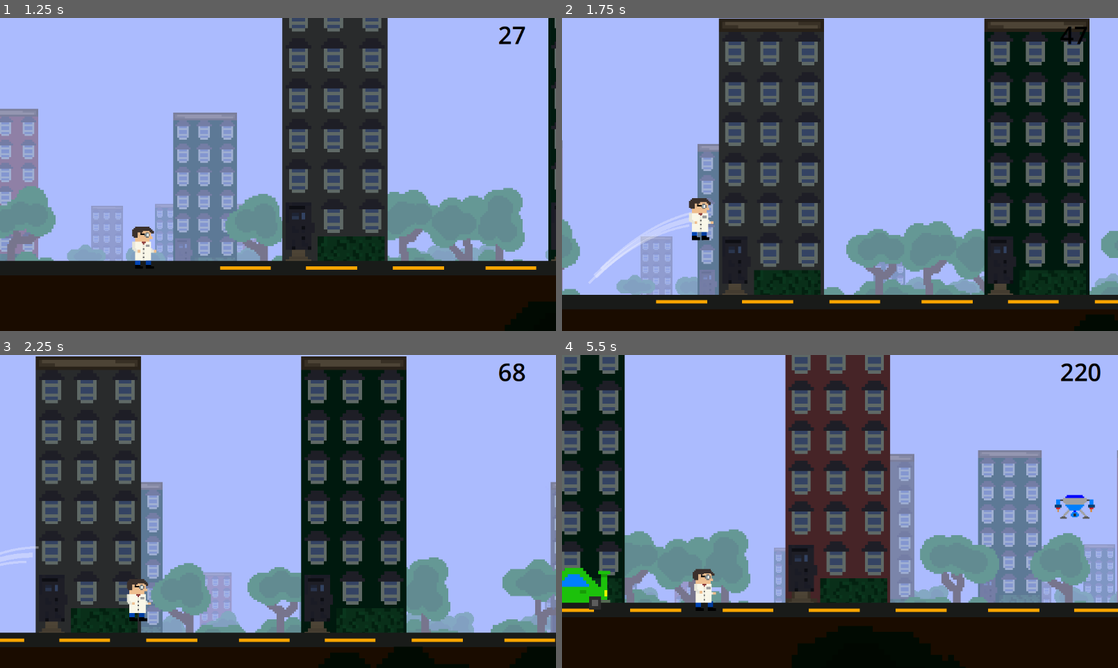
Above: before the commit, frames 1-4 (two rows, left to right).
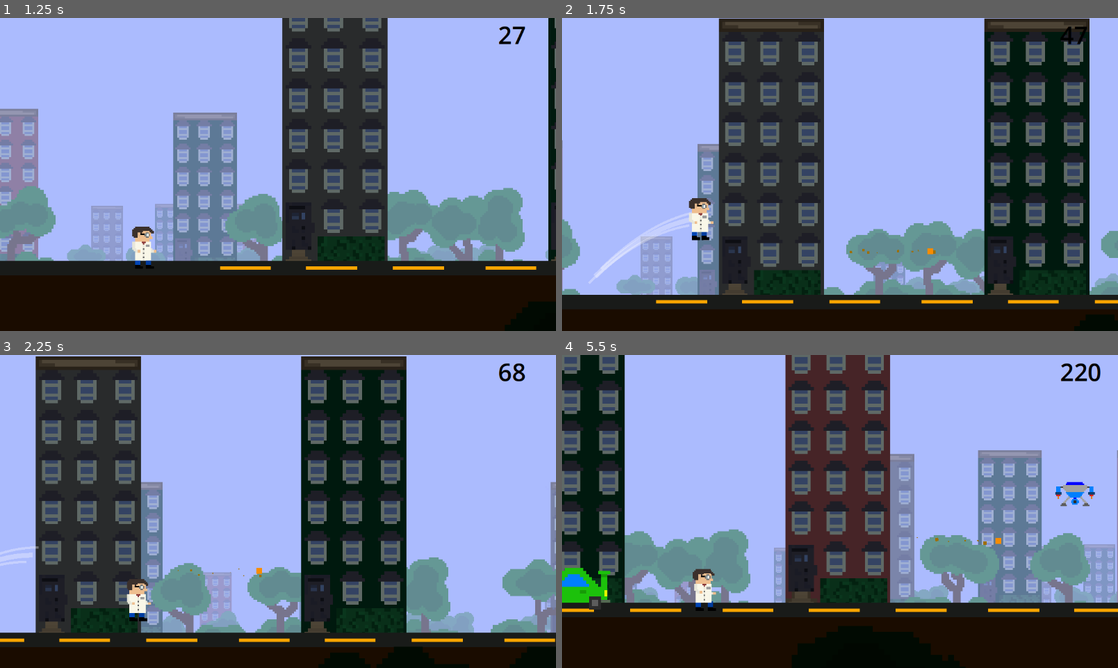
Above: after the commit, the same moments.

Repository: kir-55/Unstable
Game: Godot game, scene res://Scenes/main.tscn
Two runs of this game, one before a commit and one after it. Both use one fixed random seed, a clock stepped at 60 frames per second and the inputs below.
Inputs (mouse positions are in pixels of both pictures, inside the frame that each line leads up to):
- Up to frame 1 (1.25 s): click "Play" at 0.5 s
- Up to frame 2 (1.75 s): move the mouse to (962, 158) at 1.27 s; hold Space (up) from 1.28 s (still down); click (962, 158) at 1.42 s
- Up to frame 3 (2.25 s): release Space (up) at 2 s; drag from (166, 527) to (250, 574) at 2.02 s
- Up to frame 4 (5.5 s): move the mouse to (895, 442) at 2.77 s; tap Shift (dash) at 2.85 s; tap Space (up) at 3.05 s; drag from (812, 574) to (673, 464) at 3.52 s; move the mouse to (1006, 558) at 4.27 s; hold Space (up) 4.28-5 s; drag from (673, 464) to (695, 627) at 5.02 s

Frame 1 is identical in both runs. In frame 2, less than 0.1% of the frame differs, in the area x 51-68%, y 73-76%; in frame 3, less than 0.1%; in frame 4, 0.6%, in the area x 63-96%, y 40-61%.

Commit message:
Added microbot backpack

Diff:
--- /dev/null
+++ b/Amulets/microbot_backpack.tres
@@ -0,0 +1,15 @@
+[gd_resource type="Resource" script_class="Amulet" load_steps=3 format=3 uid="uid://d3l6fb2c4pdeg"]
+
+[ext_resource type="Script" path="res://Scripts/Amulets/amulet.gd" id="1_cihre"]
+[ext_resource type="Texture2D" uid="uid://e2t3t5py6r3u" path="res://Textures/Amulets/backpack.png" id="2_ibapu"]
+
+[resource]
+script = ExtResource("1_cihre")
+id = 9
+name = "Microbot BackPack"
+description = "Backpack with your new innovation, once a while generates microbot wich scales down nearby obticle"
+texture = ExtResource("2_ibapu")
+consumable = false
+stack_limit = true
+limit = 1
+chance_multiplier = 200
--- a/Scenes/Decorations/acid.tscn
+++ b/Scenes/Decorations/acid.tscn
@@ -42,7 +42,7 @@
 [sub_resource type="RectangleShape2D" id="RectangleShape2D_1iamu"]
 size = Vector2(23, 3)
 
-[node name="Acid" type="Sprite2D"]
+[node name="Acid" type="Sprite2D" groups=["Obsticle"]]
 z_index = 5
 position = Vector2(0, -39)
 texture = ExtResource("1_yuikr")
--- a/Scenes/Decorations/big_rock.tscn
+++ /dev/null
@@ -1,21 +0,0 @@
-[gd_scene load_steps=3 format=3 uid="uid://caneye84hasg"]
-
-[ext_resource type="Texture2D" uid="uid://dx7kx6e221dpv" path="res://Images/Big_rock.png" id="1_vgoso"]
-
-[sub_resource type="RectangleShape2D" id="RectangleShape2D_h4wrr"]
-size = Vector2(180.36, 168.768)
-
-[node name="Stone" type="Sprite2D"]
-z_index = -7
-position = Vector2(542, 142)
-scale = Vector2(2.03482, 2.07386)
-texture = ExtResource("1_vgoso")
-offset = Vector2(0.159712, -75.5717)
-
-[node name="StaticBody2D" type="StaticBody2D" parent="."]
-z_index = -1
-position = Vector2(0.491486, -68.4714)
-
-[node name="CollisionShape2D" type="CollisionShape2D" parent="StaticBody2D"]
-position = Vector2(0.245636, -1.44658)
-shape = SubResource("RectangleShape2D_h4wrr")
--- a/Scenes/Decorations/car.tscn
+++ b/Scenes/Decorations/car.tscn
@@ -18,7 +18,7 @@
 		texture = visual_variations.pick_random()
 "
 
-[node name="Car" type="Sprite2D"]
+[node name="Car" type="Sprite2D" groups=["Obsticle"]]
 z_index = 5
 position = Vector2(1, -21)
 scale = Vector2(12, 12)
--- a/Scenes/Decorations/drone.tscn
+++ b/Scenes/Decorations/drone.tscn
@@ -1,19 +1,20 @@
-[gd_scene load_steps=6 format=3 uid="uid://cg47bhbbhmphx"]
+[gd_scene load_steps=7 format=3 uid="uid://cg47bhbbhmphx"]
 
 [ext_resource type="Texture2D" uid="uid://cwec6cfkjf6vn" path="res://Textures/Decorations/drone_city.png" id="1_22p13"]
 [ext_resource type="Script" path="res://Scripts/health_system.gd" id="2_mexp6"]
+[ext_resource type="Script" path="res://Scripts/drone.gd" id="2_q6afg"]
 [ext_resource type="Script" path="res://Scripts/Decorations/deadly_area.gd" id="2_uyrou"]
 [ext_resource type="PackedScene" uid="uid://q6vw7hxexvpu" path="res://Scenes/Explosions/drone_explosion.tscn" id="3_eoxcv"]
 
 [sub_resource type="RectangleShape2D" id="RectangleShape2D_1iamu"]
 size = Vector2(18, 10.7917)
 
-[node name="Drone City" type="Sprite2D"]
+[node name="Drone City" type="Sprite2D" groups=["Obsticle"]]
 z_index = -1
-position = Vector2(1, 91)
+position = Vector2(1, -268)
 scale = Vector2(6, 6)
 texture = ExtResource("1_22p13")
-offset = Vector2(-0.166952, -66.6667)
+script = ExtResource("2_q6afg")
 
 [node name="HealthSystem" type="Node" parent="." node_paths=PackedStringArray("explosion_point")]
 script = ExtResource("2_mexp6")
@@ -22,12 +23,11 @@
 explosion_point = NodePath("../Area2D")
 
 [node name="Area2D" type="Area2D" parent="."]
-position = Vector2(-0.5, -53.1667)
+position = Vector2(-0.5, -4.505)
 script = ExtResource("2_uyrou")
 death_messages = Array[String](["Drone didn't liked you", "You kicked the drone with your head (the drone was harder)", "You jumped into the drone"])
 
 [node name="CollisionShape2D" type="CollisionShape2D" parent="Area2D"]
-position = Vector2(0.333333, -18.0625)
 shape = SubResource("RectangleShape2D_1iamu")
 
 [connection signal="body_entered" from="Area2D" to="Area2D" method="_on_body_entered"]
--- a/Scenes/Decorations/hay_wall.tscn
+++ b/Scenes/Decorations/hay_wall.tscn
@@ -8,7 +8,7 @@
 [sub_resource type="RectangleShape2D" id="RectangleShape2D_i3ok3"]
 size = Vector2(27.2569, 12.5611)
 
-[node name="Hay Wall" type="Sprite2D"]
+[node name="Hay Wall" type="Sprite2D" groups=["Obsticle"]]
 z_index = 3
 position = Vector2(9, -11)
 offset = Vector2(-9.02312, 2.99897)
--- a/Scenes/Decorations/hole.tscn
+++ b/Scenes/Decorations/hole.tscn
@@ -13,7 +13,7 @@
 [sub_resource type="RectangleShape2D" id="RectangleShape2D_ol1y4"]
 size = Vector2(7.14286, 16.6428)
 
-[node name="Hole" type="Sprite2D"]
+[node name="Hole" type="Sprite2D" groups=["Obsticle"]]
 z_index = 5
 position = Vector2(-3, -20)
 scale = Vector2(3, 3)
--- a/Scenes/Decorations/hydrant.tscn
+++ b/Scenes/Decorations/hydrant.tscn
@@ -8,7 +8,7 @@
 [sub_resource type="RectangleShape2D" id="RectangleShape2D_lvb52"]
 size = Vector2(5.91667, 13.75)
 
-[node name="Hydrant" type="Sprite2D"]
+[node name="Hydrant" type="Sprite2D" groups=["Obsticle"]]
 z_index = 5
 position = Vector2(0, 6)
 scale = Vector2(6, 6)
--- a/Scenes/Decorations/ufo.tscn
+++ b/Scenes/Decorations/ufo.tscn
@@ -1,25 +1,26 @@
-[gd_scene load_steps=4 format=3 uid="uid://kxq0jo51lwl4"]
+[gd_scene load_steps=5 format=3 uid="uid://kxq0jo51lwl4"]
 
 [ext_resource type="Texture2D" uid="uid://calimuwrdtpyp" path="res://Textures/Decorations/U.F.O..png" id="1_fv7tu"]
+[ext_resource type="Script" path="res://Scripts/drone.gd" id="2_3idb6"]
 [ext_resource type="Script" path="res://Scripts/Decorations/deadly_area.gd" id="2_p365i"]
 
 [sub_resource type="RectangleShape2D" id="RectangleShape2D_1iamu"]
 size = Vector2(12, 8.97917)
 
-[node name="UFO" type="Sprite2D"]
+[node name="UFO" type="Sprite2D" groups=["Obsticle"]]
 z_index = -1
-position = Vector2(2, -86)
+position = Vector2(0, -262)
 scale = Vector2(6, 6)
 texture = ExtResource("1_fv7tu")
-offset = Vector2(-0.333619, -37.1666)
+script = ExtResource("2_3idb6")
+speed = 0.1
 
 [node name="Area2D" type="Area2D" parent="."]
-position = Vector2(-1.33333, -27)
+position = Vector2(0, 2.63)
 script = ExtResource("2_p365i")
 death_messages = Array[String](["UFO killed you", "You was taken by UFO", "You punched UFO"])
 
 [node name="CollisionShape2D" type="CollisionShape2D" parent="Area2D"]
-position = Vector2(1.16666, -6.66667)
 shape = SubResource("RectangleShape2D_1iamu")
 
 [connection signal="body_entered" from="Area2D" to="Area2D" method="_on_body_entered"]
--- a/Scenes/Locations/home.tscn
+++ b/Scenes/Locations/home.tscn
@@ -7,15 +7,6 @@
 [ext_resource type="Script" path="res://Scripts/epoch_displayer.gd" id="5_b7opy"]
 [ext_resource type="Script" path="res://Scripts/Amulets/spawn_amulets.gd" id="5_i6kwn"]
 [ext_resource type="PackedScene" uid="uid://b4gt65xd5xb3n" path="res://Scenes/Menus/amulet_icon_template.tscn" id="6_58chv"]
-[ext_resource type="Resource" uid="uid://dbplhi6u5tp6p" path="res://Amulets/bag_of_tools.tres" id="7_xuo3h"]
-[ext_resource type="Resource" uid="uid://bh4tipha1kv5b" path="res://Amulets/chronometer.tres" id="8_2fmrr"]
-[ext_resource type="Resource" uid="uid://cgk8wbbvqcoc7" path="res://Amulets/some_plant.tres" id="9_ysgxt"]
-[ext_resource type="Resource" uid="uid://yuapycu40c26" path="res://Amulets/second_heart.tres" id="10_p5otn"]
-[ext_resource type="Resource" uid="uid://e1k2wmn1gx6m" path="res://Amulets/wrench.tres" id="11_3c1i3"]
-[ext_resource type="Resource" uid="uid://b8eetrsna3r4n" path="res://Amulets/pizza_slice.tres" id="12_t8wfy"]
-[ext_resource type="Resource" uid="uid://bhobshe57i1af" path="res://Amulets/notes.tres" id="13_tnqby"]
-[ext_resource type="Resource" uid="uid://dbw5s5ormsd16" path="res://Amulets/pill.tres" id="14_t4lh0"]
-[ext_resource type="Resource" uid="uid://cw3j7kvwcevbv" path="res://Amulets/mystery_pill.tres" id="15_1fem8"]
 
 [sub_resource type="SpriteFrames" id="SpriteFrames_fxmdu"]
 animations = [{
@@ -133,7 +124,6 @@
 script = ExtResource("5_i6kwn")
 label = NodePath("../ColorRect/Label")
 amulet_prefab = ExtResource("6_58chv")
-amulets_list = Array[Resource("res://Scripts/Amulets/amulet.gd")]([ExtResource("7_xuo3h"), ExtResource("8_2fmrr"), ExtResource("9_ysgxt"), ExtResource("10_p5otn"), ExtResource("11_3c1i3"), ExtResource("12_t8wfy"), ExtResource("13_tnqby"), ExtResource("14_t4lh0"), ExtResource("15_1fem8")])
 
 [node name="ColorRect" type="ColorRect" parent="CanvasLayer"]
 anchors_preset = 15
--- /dev/null
+++ b/Scenes/Locations/microbot.gd
@@ -0,0 +1,38 @@
+extends CharacterBody2D
+
+@export var speed: float = 100.0  # Movement speed
+@export var acceleration: float = 5.0  # Smooth movement
+var target: Node2D = null
+@onready var player = get_tree().get
+
+func _ready():
+	find_closest_target()
+
+func _physics_process(delta):
+	if target:
+		move_towards_target(delta)
+
+func find_closest_target():
+	var closest_distance = INF
+	var deadly_areas = get_tree().get_nodes_in_group("Obsticle")  # Make sure nodes are in this group
+
+	for area in deadly_areas:
+		if area is Node2D:
+
+			var distance = global_position.distance_to(area.global_position)
+			if area.global_position.x - 500 - global_position.x > 0 and distance < closest_distance:
+				closest_distance = distance
+				target = area
+
+func move_towards_target(delta):
+	if target and !target.is_queued_for_deletion():
+		var direction = (target.global_position - global_position).normalized()
+		velocity = velocity.lerp(direction * speed, acceleration * delta)  # Smooth movement
+		rotation = velocity.angle()  # Rotate towards movement direction
+
+		move_and_slide()
+
+		# Check if close enough to scale the parent
+		if global_position.distance_to(target.global_position) < 5:
+			target.scale *= Vector2(0.5, 0.5)
+			queue_free()
--- a/Scenes/Menus/progress_menu.tscn
+++ b/Scenes/Menus/progress_menu.tscn
@@ -84,7 +84,7 @@
 size_flags_stretch_ratio = 0.02
 
 [node name="ScrollContainer" type="ScrollContainer" parent="Panel/MarginContainer/VBoxContainer"]
-custom_minimum_size = Vector2(794, 0)
+custom_minimum_size = Vector2(750, 0)
 layout_mode = 2
 size_flags_horizontal = 4
 size_flags_vertical = 3
@@ -92,8 +92,8 @@
 horizontal_scroll_mode = 0
 
 [node name="MarginContainer2" type="MarginContainer" parent="Panel/MarginContainer/VBoxContainer/ScrollContainer"]
-custom_minimum_size = Vector2(785.165, 0)
 layout_mode = 2
+size_flags_horizontal = 3
 size_flags_vertical = 3
 theme_override_constants/margin_left = 20
 theme_override_constants/margin_top = 20
@@ -104,13 +104,14 @@
 layout_mode = 2
 theme_override_constants/h_separation = 15
 theme_override_constants/v_separation = 15
-columns = 9
+columns = 10
 script = ExtResource("4_86uri")
 amulet_prefab = ExtResource("5_b7kvo")
 not_found_amulet_texture = ExtResource("6_v6gmf")
 new_amulet_outline = ExtResource("8_mjkde")
 
 [node name="Back" type="Button" parent="Panel/MarginContainer/VBoxContainer"]
+custom_minimum_size = Vector2(800, 0)
 layout_mode = 2
 theme_override_font_sizes/font_size = 32
 theme_override_styles/normal = ExtResource("3_mkup5")
--- a/Scenes/global_variables.tscn
+++ b/Scenes/global_variables.tscn
@@ -13,8 +13,9 @@
 [ext_resource type="Resource" uid="uid://bhobshe57i1af" path="res://Amulets/notes.tres" id="10_6kl3f"]
 [ext_resource type="Resource" uid="uid://dbw5s5ormsd16" path="res://Amulets/pill.tres" id="11_tgtug"]
 [ext_resource type="Resource" uid="uid://cw3j7kvwcevbv" path="res://Amulets/mystery_pill.tres" id="12_ex3xr"]
+[ext_resource type="Resource" uid="uid://d3l6fb2c4pdeg" path="res://Amulets/microbot_backpack.tres" id="14_nnbhk"]
 
 [node name="GlobalVariables" type="Node"]
 script = ExtResource("1_6fhdc")
 epochs = Array[Resource("res://Scripts/level_info.gd")]([ExtResource("2_tede6"), ExtResource("3_h80lx"), ExtResource("4_rv33m")])
-amulets = Array[Resource("res://Scripts/Amulets/amulet.gd")] …(179 unchanged characters)… rce("11_tgtug"), ExtResource("12_ex3xr")])
+amulets = Array[Resource("res://Scripts/Amulets/amulet.gd")] …(179 unchanged characters)… rce("11_tgtug"), ExtResource("12_ex3xr"), ExtResource("14_nnbhk")])
--- /dev/null
+++ b/Scenes/microbot.tscn
@@ -0,0 +1,21 @@
+[gd_scene load_steps=4 format=3 uid="uid://c4s2q8qnapvsn"]
+
+[ext_resource type="Script" path="res://Scenes/Locations/microbot.gd" id="1_arids"]
+[ext_resource type="Texture2D" uid="uid://c6e1wc2j1i0y3" path="res://Textures/microbot.png" id="2_wm70c"]
+
+[sub_resource type="CircleShape2D" id="CircleShape2D_gbc3e"]
+radius = 4.8534
+
+[node name="Microbot" type="CharacterBody2D"]
+position = Vector2(39, 120)
+scale = Vector2(3, 3)
+script = ExtResource("1_arids")
+speed = 1300.0
+acceleration = 10.0
+
+[node name="Sprite2D" type="Sprite2D" parent="."]
+texture = ExtResource("2_wm70c")
+
+[node name="CollisionShape2D" type="CollisionShape2D" parent="."]
+shape = SubResource("CircleShape2D_gbc3e")
+disabled = true
--- a/Scenes/player.tscn
+++ b/Scenes/player.tscn
@@ -1,8 +1,9 @@
-[gd_scene load_steps=22 format=3 uid="uid://bty2oxq2nwcn6"]
+[gd_scene load_steps=23 format=3 uid="uid://bty2oxq2nwcn6"]
 
 [ext_resource type="Script" path="res://Scripts/player.gd" id="1_22t7u"]
 [ext_resource type="Script" path="res://Scripts/Amulets/amulet_system.gd" id="2_sxsw1"]
 [ext_resource type="PackedScene" uid="uid://b4gt65xd5xb3n" path="res://Scenes/Menus/amulet_icon_template.tscn" id="4_e8l5m"]
+[ext_resource type="PackedScene" uid="uid://c4s2q8qnapvsn" path="res://Scenes/microbot.tscn" id="6_70j50"]
 [ext_resource type="Script" path="res://Scripts/trail.gd" id="9_lardo"]
 [ext_resource type="AudioStream" uid="uid://b2mm6fhdu7v5v" path="res://Audio/Sounds/strzal.mp3" id="14_hg3xp"]
 [ext_resource type="Texture2D" uid="uid://cqnn5wprrxkk" path="res://Textures/Player/1.png" id="15_rej4y"]
@@ -24,13 +25,21 @@
 @export var bullet_speed: float = 600.0      # Speed of the spawned bullets
 @export var knockback_force: float = 200.0   # Knockback magnitude applied to the parent
 @export var timer: Timer
+@export var microbot_timer: Timer
 
 
 @export var description: String              # Reference to the timer for cooldown
 
 var can_shoot: bool = true
 
-func _process(delta: float) -> void:
+@export var microbot: PackedScene
+
+func _ready():
+	if microbot_timer and GlobalVariables.player_amulets.has(9):
+		microbot_timer.start()
+
+
+func _unhandled_input(event):
 	# Check if the player wants to shoot
 	if GlobalVariables.game_is_on and Input.is_action_just_pressed(\"fire\") and can_shoot:
 		fire_weapon()
@@ -63,6 +72,13 @@
 
 func _on_timer_timeout():
 	can_shoot = true
+
+
+func _on_microbot_timeout():
+	if microbot:
+		var instance = microbot.instantiate()
+		instance.global_position = global_position
+		get_parent().get_parent().add_child(instance)
 "
 
 [sub_resource type="GDScript" id="GDScript_tmomb"]
@@ -202,7 +218,7 @@
 wait_time = 2.0
 autostart = true
 
-[node name="Weapon" type="Sprite2D" parent="." node_paths=PackedStringArray("timer")]
+[node name="Weapon" type="Sprite2D" parent="." node_paths=PackedStringArray("timer", "microbot_timer")]
 z_index = 3
 position = Vector2(2.14286, -1.42857)
 scale = Vector2(6, 6)
@@ -210,10 +226,15 @@
 bullet_scene = SubResource("PackedScene_wdmy2")
 bullet_speed = 2000.0
 timer = NodePath("Timer")
+microbot_timer = NodePath("Timer2")
+microbot = ExtResource("6_70j50")
 
 [node name="Timer" type="Timer" parent="Weapon"]
 wait_time = 0.2
 autostart = true
+
+[node name="Timer2" type="Timer" parent="Weapon"]
+wait_time = 3.0
 
 [node name="AnimatedSprite2D" type="AnimatedSprite2D" parent="."]
 position = Vector2(0.5, 0.5)
@@ -226,3 +247,4 @@
 
 [connection signal="timeout" from="SpeedUpTimer" to="." method="_on_speed_up_timer_timeout"]
 [connection signal="timeout" from="Weapon/Timer" to="Weapon" method="_on_timer_timeout"]
+[connection signal="timeout" from="Weapon/Timer2" to="Weapon" method="_on_microbot_timeout"]
--- a/Scripts/Amulets/spawn_amulets.gd
+++ b/Scripts/Amulets/spawn_amulets.gd
@@ -11,7 +11,6 @@
 
 
 @export var amulet_prefab: PackedScene
-@export var amulets_list: Array[Amulet]
 
 
 @export var amulets_displayed: Array[int]
@@ -19,7 +18,7 @@
 func _ready():
 	label.text = "You have a few seconds to grab " + str(amount_of_items_to_take) + " item" + ("s." if amount_of_items_to_take > 1  else ".")
 	var multiplied_amulets_list : Array[Amulet]
-	for i in amulets_list:
+	for i in GlobalVariables.amulets:
 		for j in range(i.chance_multiplier):
 			multiplied_amulets_list.append(i)
 	print(str(multiplied_amulets_list.map(func(amulet): return amulet.id)))
@@ -38,9 +37,9 @@
 
 
 func can_be_generated(amulet_id: int):
-	if !amulets_list[amulet_id].stack_limit:
+	if !GlobalVariables.amulets[amulet_id].stack_limit:
 		return true
-	elif amulets_list[amulet_id].limit > GlobalVariables.player_amulets.count(amulet_id) + amulets_displayed.count(amulet_id):
+	elif GlobalVariables.amulets[amulet_id].limit > GlobalVariables.player_amulets.count(amulet_id) + amulets_displayed.count(amulet_id):
 		return true
 	else:
 		return false
--- /dev/null
+++ b/Scripts/drone.gd
@@ -0,0 +1,8 @@
+extends Sprite2D
+
+@export var min_height: float = 40
+@export var speed: float = 1
+
+func _process(delta):
+	if global_position.y > min_height:
+		global_position.y = lerp(global_position.y, global_position.y - 20, 1)
--- a/player_data.json
+++ b/player_data.json
@@ -1 +1 @@
-{"amulet_collection":[0,1,2,3,5,6,7,8],"best_score":6791}
+{"amulet_collection":[0,1,2,3,4,5,6,7,8,9],"best_score":6791}
Not shown: 1 places in Scenes/Locations/home.tscn that only renumber resources
Not shown: 1 places in Scenes/global_variables.tscn that only renumber resources
Binary file added: Textures/Amulets/backpack.png
Not shown, added: Textures/Amulets/backpack.png.import
Binary file added: Textures/microbot.png
Not shown, added: Textures/microbot.png.import
